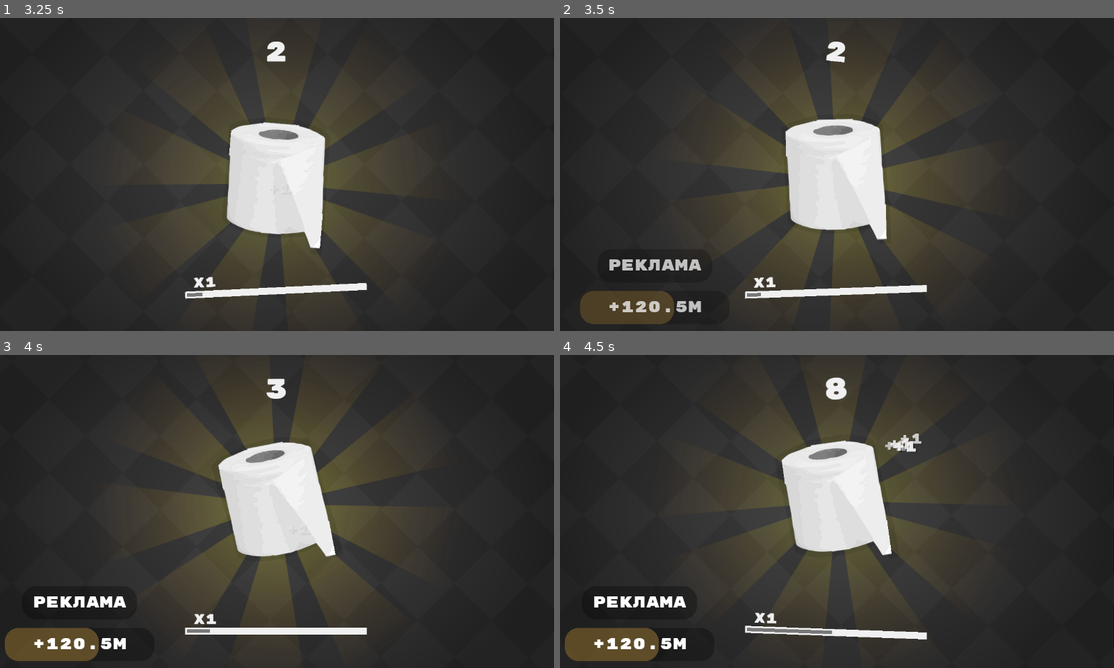
Above: before the commit, frames 1-4 (two rows, left to right).
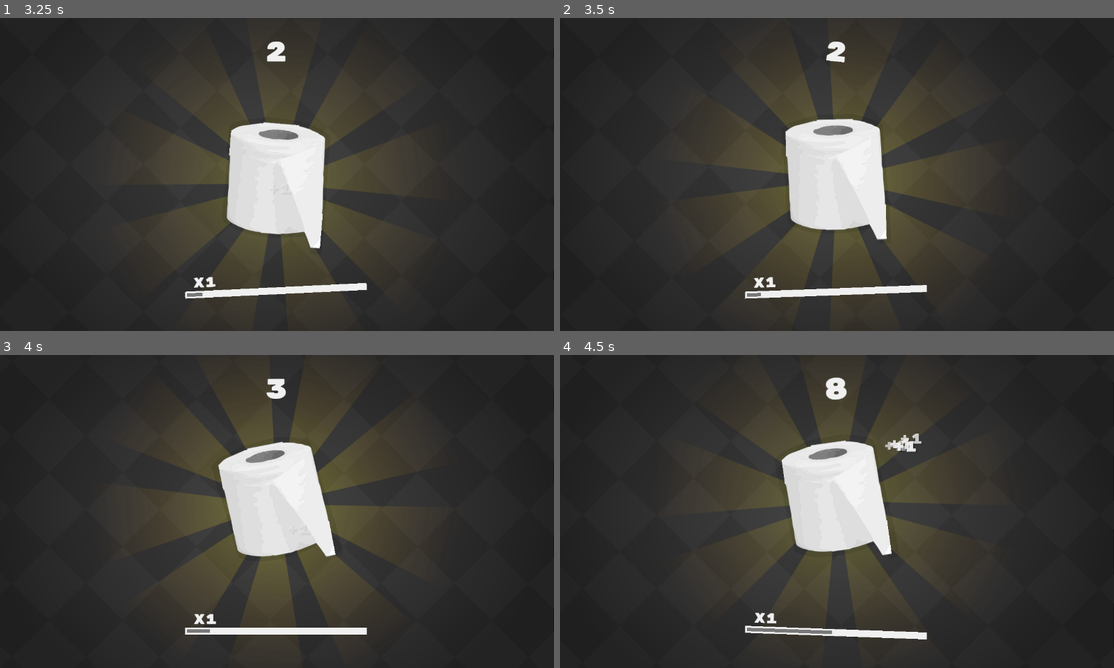
Above: after the commit, the same moments.

Repository: magwoo/PaperClicker
Game: Godot game, scene res://global/load_scene/load_scene.tscn
The game is run twice, just before and just after one commit, with the same random seed, the same clock (stepped at 60 frames per second) and the same inputs. The engine's default icon, where the game draws it, is replaced by a stand-in: a white triangle on a blue panel in a dark square.
Inputs (mouse positions are in pixels of both pictures, inside the frame that each line leads up to):
- Up to frame 1 (3.25 s): tap Enter at 0.5 s; move the mouse to (398, 158) at 0.52 s; hold Tab 0.53-1.28 s; tap Space (press) at 0.6, 1.55 s; click (398, 158) at 0.67 s; move the mouse to (166, 190) at 1.27 s; tap Tab at 1.35 s; click (166, 190) at 1.42 s; click (277, 174) at 2 s; click (277, 174) at 2.75 s
- Up to frame 2 (3.5 s): no input
- Up to frame 3 (4 s): click (277, 511) at 3.5 s
- Up to frame 4 (4.5 s): move the mouse to (892, 442) at 4.27 s; hold Tab from 4.28 s (still down); tap Mouse wheel down (mouse_down) at 4.35 s; click (892, 442) at 4.42 s

Frame 1 is identical in both runs. In frame 2, 2.2% of the frame differs, in the area x 3-26%, y 77-98%; in frame 3, 2.3%; in frame 4, 2.3%, in the area x 0-23%, y 77-98%.

Commit message:
complete reward bonus system

Diff:
--- a/gameplay/game.tscn
+++ b/gameplay/game.tscn
@@ -8,7 +8,6 @@
 [ext_resource path="res://gameplay/scripts/temp_node.gd" type="Script" id=6]
 [ext_resource path="res://gameplay/press_number/press_number.tscn" type="PackedScene" id=7]
 [ext_resource path="res://menu/settings/settings.tscn" type="PackedScene" id=8]
-[ext_resource path="res://menu/random_bonus/random_bonus.tscn" type="PackedScene" id=9]
 
 [sub_resource type="DynamicFont" id=1]
 size = 64
@@ -60,5 +59,3 @@
 
 [node name="Temp" type="Node" parent="."]
 script = ExtResource( 6 )
-
-[node name="RandomBonus" parent="." instance=ExtResource( 9 )]
--- a/global/global.gd
+++ b/global/global.gd
@@ -3,16 +3,32 @@
 
 var time: float = 0.0
 var current_multiplier: int = 1
+var bonus_timer: Timer = Timer.new()
+var bonus_packed: PackedScene = load('res://menu/random_bonus/random_bonus.tscn')
 
 var cut_chars: Array = ['K', 'M', 'B', 'T', 'Q']
 
 
+func _init() -> void:
+	randomize()
+
+
 func _ready() -> void:
-	pass
+	bonus_timer.connect('timeout', self, 'open_bonus_window')
+	self.add_child(bonus_timer)
+	bonus_timer.one_shot = true
+	bonus_timer.start(rand_range(30.0, 120.0))
 
 
 func _process(delta: float) -> void:
 	time += delta
+
+
+func open_bonus_window() -> void:
+	var bonus_scene: RandomBonus = bonus_packed.instance()
+	bonus_scene.bonus_size = int(Data.scores * rand_range(0.8, 5.0))
+	bonus_timer.start(rand_range(45.0, 120.0))
+	self.add_child(bonus_scene)
 
 
 func cut_number(number: float) -> String:
--- a/menu/random_bonus/random_bonus.gd
+++ b/menu/random_bonus/random_bonus.gd
@@ -1,24 +1,40 @@
+class_name RandomBonus
 extends CanvasLayer
 
 
 const MARGIN: float = 16.0
+const CLOSE_DELAY: float = 16.0
 
 var tween: Tween = Tween.new()
+var close_timer: Timer = Timer.new()
+var bonus_size: int = 120_000_000
 
-onready var panel: Panel = $Panel
+onready var panel: Button = $Panel
+onready var info_panel: Panel = $Panel/InfoPanel
 onready var title_label: Label = $Panel/Title
 onready var progress: Panel = $Panel/Progress
 onready var viewport: Viewport = self.get_viewport()
 
 
 func _ready() -> void:
+	viewport.connect('size_changed', self, 'update_viewport')
+	panel.connect('mouse_entered', self, 'focus')
+	panel.connect('mouse_exited', self, 'unfocus')
+	panel.connect('button_down', self, 'press')
+	panel.connect('button_up', self, 'unpress')
+	panel.connect('pressed', self, 'collect_bonus')
+	SDK.ads.connect('reward_ad_closed', self, 'reward_ad_closed')
+	info_panel.rect_pivot_offset = info_panel.rect_size / 2.0
+	close_timer.connect('timeout', self, 'close')
+	self.add_child(close_timer)
+	self.add_child(tween)
 	panel.hide()
-	viewport.connect('size_changed', self, 'update_viewport')
-	self.add_child(tween)
-	yield(self.get_tree().create_timer(1.5), 'timeout')
+	unfocus()
 	open()
-	yield(self.get_tree().create_timer(1.5), 'timeout')
-	close()
+
+
+func _process(delta: float) -> void:
+	progress.rect_size.x = panel.rect_size.x * close_timer.time_left / CLOSE_DELAY
 
 
 func open() -> void:
@@ -31,6 +47,8 @@
 	); tween.interpolate_property(
 		panel, 'modulate', Color.transparent, Color.white, 0.3
 	); tween.start(); yield(self.get_tree(), 'idle_frame')
+	close_timer.start(CLOSE_DELAY)
+	title_label.text = '+' + Global.cut_number(bonus_size)
 	panel.show()
 
 
@@ -44,11 +62,63 @@
 	); tween.interpolate_property(
 		panel, 'modulate', panel.modulate, Color.transparent, 0.1
 	); tween.start()
+	tween.connect('tween_all_completed', self, 'queue_free')
 
 
-func set_progress(value: float) -> void:
-	pass
+func focus() -> void:
+	tween.interpolate_property(
+		info_panel, 'rect_position', info_panel.rect_position,
+		Vector2(info_panel.rect_position.x, -96.0), 0.2,
+		Tween.TRANS_BACK, Tween.EASE_OUT
+	); tween.interpolate_property(
+		info_panel, 'rect_scale', info_panel.rect_scale,
+		Global.f2v(1.0), 0.1, Tween.TRANS_BACK, Tween.EASE_OUT
+	); tween.interpolate_property(
+		info_panel, 'modulate', info_panel.modulate, Color.white, 0.1
+	); tween.start()
+
+
+func unfocus() -> void:
+	tween.interpolate_property(
+		info_panel, 'rect_position', info_panel.rect_position,
+		Vector2(info_panel.rect_position.x, 0.0), 0.2,
+		Tween.TRANS_BACK, Tween.EASE_OUT
+	); tween.interpolate_property(
+		info_panel, 'rect_scale', info_panel.rect_scale,
+		Global.f2v(1.2), 0.1, Tween.TRANS_BACK, Tween.EASE_OUT
+	); tween.interpolate_property(
+		info_panel, 'modulate', info_panel.modulate, Color.transparent, 0.1
+	); tween.start()
+
+
+func press() -> void:
+	tween.interpolate_property(
+		info_panel, 'rect_scale', info_panel.rect_scale,
+		Global.f2v(0.8), 0.1, Tween.TRANS_BACK, Tween.EASE_OUT
+	); tween.start()
+
+
+func unpress() -> void:
+	tween.interpolate_property(
+		info_panel, 'rect_scale', info_panel.rect_scale,
+		Global.f2v(1.0), 0.1, Tween.TRANS_BACK, Tween.EASE_OUT
+	); tween.start()
+
+
+func collect_bonus() -> void:
+	Data.reward_id = -2
+	SDK.ads.show_reward()
+	close_timer.paused = true
+
+
+func reward_ad_closed(success: bool) -> void:
+	if Data.reward_id != -2 || !success:
+		close_timer.paused = false
+		return
+	Data.add_score(bonus_size, true)
+	Data.reward_id = -1
+	close()
 
 
 func update_viewport() -> void:
-	pass
+	panel.rect_position.y = viewport.size.y - panel.rect_size.y - MARGIN
--- a/menu/random_bonus/random_bonus.tscn
+++ b/menu/random_bonus/random_bonus.tscn
@@ -25,14 +25,21 @@
 [node name="RandomBonus" type="CanvasLayer"]
 script = ExtResource( 2 )
 
-[node name="Panel" type="Panel" parent="."]
+[node name="Panel" type="Button" parent="."]
 anchor_top = 1.0
 anchor_bottom = 1.0
 margin_left = 16.0
 margin_top = -96.0
 margin_right = 360.0
 margin_bottom = -20.0
-custom_styles/panel = SubResource( 6 )
+focus_mode = 0
+custom_styles/hover = SubResource( 6 )
+custom_styles/pressed = SubResource( 6 )
+custom_styles/focus = SubResource( 6 )
+custom_styles/disabled = SubResource( 6 )
+custom_styles/normal = SubResource( 6 )
+enabled_focus_mode = 0
+keep_pressed_outside = true
 
 [node name="Progress" type="Panel" parent="Panel"]
 anchor_right = 1.0
@@ -43,6 +50,7 @@
 [node name="Title" type="Label" parent="Panel"]
 anchor_right = 1.0
 anchor_bottom = 1.0
+mouse_filter = 1
 custom_fonts/font = SubResource( 4 )
 text = "+120.5M"
 align = 1
@@ -55,12 +63,13 @@
 margin_top = -96.0
 margin_right = -40.0
 margin_bottom = -96.0
+mouse_filter = 2
 custom_styles/panel = SubResource( 6 )
 
 [node name="Info" type="Label" parent="Panel/InfoPanel"]
 anchor_right = 1.0
 anchor_bottom = 1.0
 custom_fonts/font = SubResource( 4 )
-text = "РЕКЛАМА"
+text = "#AD"
 align = 1
 valign = 1
--- a/menu/shop/button/shop_button.gd
+++ b/menu/shop/button/shop_button.gd
@@ -166,6 +166,7 @@
 	Data.items[Data.reward_id] += 1
 	is_ad_avaiable = false
 	ad_timer.start(90.0)
+	Data.reward_id = -1
 	Data.wait_sync()
 
 
--- a/project.godot
+++ b/project.godot
@@ -29,6 +29,11 @@
 "language": "GDScript",
 "path": "res://gameplay/press_number/press_number.gd"
 }, {
+"base": "CanvasLayer",
+"class": "RandomBonus",
+"language": "GDScript",
+"path": "res://menu/random_bonus/random_bonus.gd"
+}, {
 "base": "Reference",
 "class": "Settings",
 "language": "GDScript",
@@ -54,6 +59,7 @@
 "MultiplierBar": "",
 "Paper": "",
 "PressNumber": "",
+"RandomBonus": "",
 "Settings": "",
 "SettingsButton": "",
 "Shop": "",
Not shown: 1 places in gameplay/game.tscn that only renumber resources
